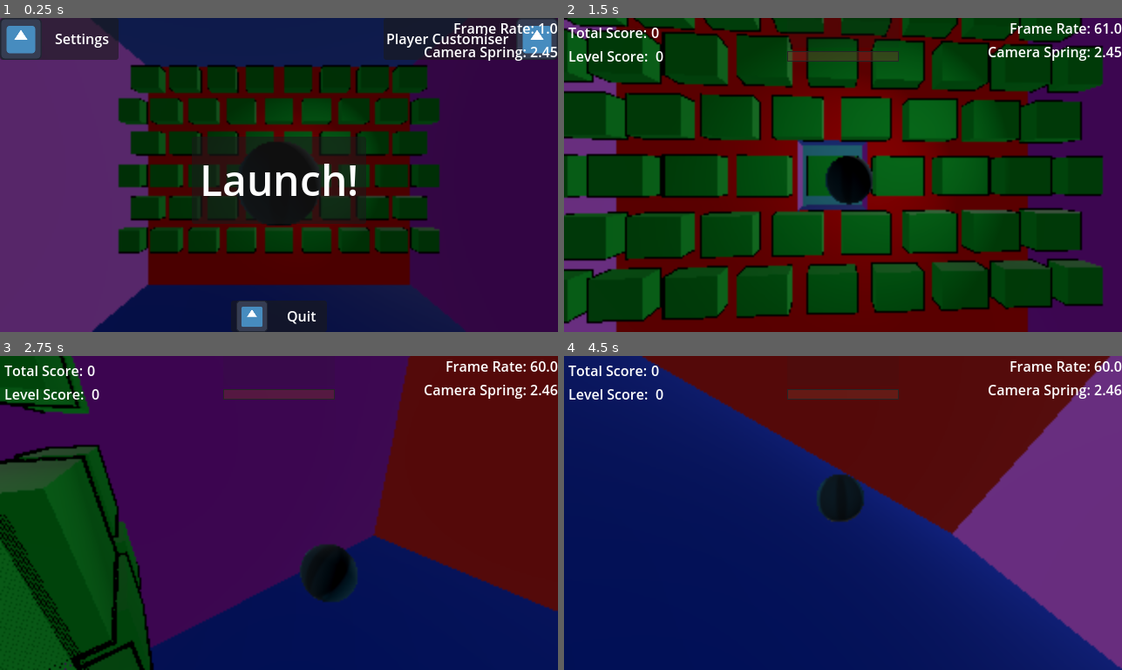
Above: before the commit, frames 1-4 (two rows, left to right).
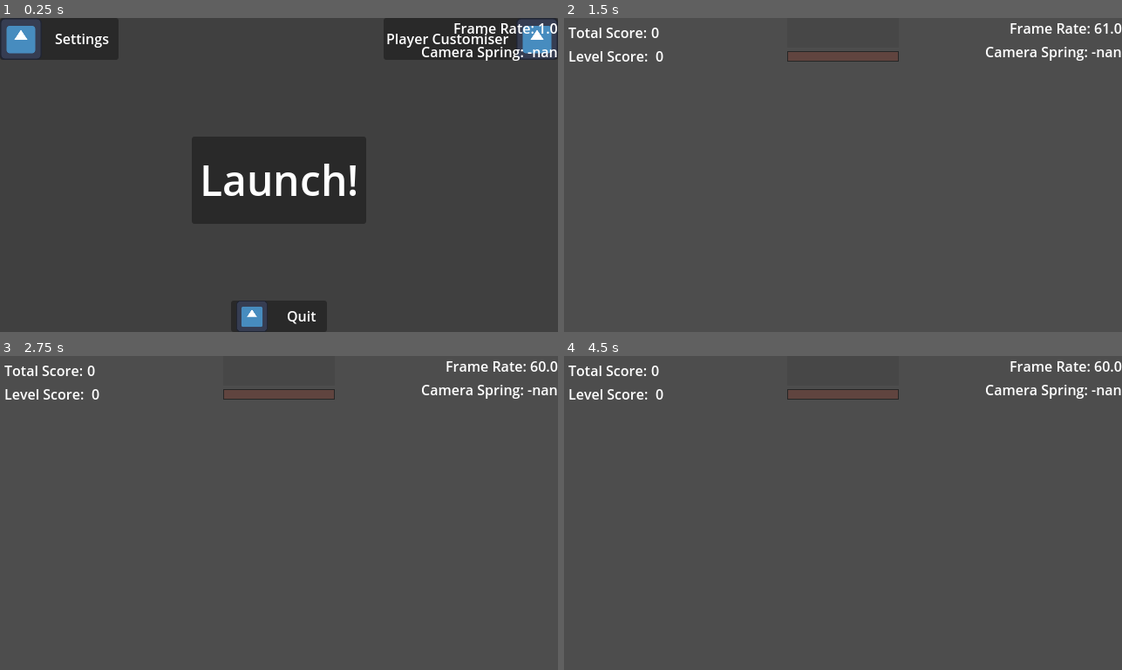
Above: after the commit, the same moments.

Repository: Mangochicken13/MangoPirateJam16
Game: Godot game, scene res://main.tscn
Two runs of this game, one before a commit and one after it. Both use one fixed random seed, a clock stepped at 60 frames per second and the inputs below. The engine's default icon, where the game draws it, is replaced by a stand-in: a white triangle on a blue panel in a dark square.
Inputs (mouse positions are in pixels of both pictures, inside the frame that each line leads up to):
- Up to frame 1 (0.25 s): no input
- Up to frame 2 (1.5 s): click "Launch!" at 0.5 s; tap Enter at 1.25 s; move the mouse to (965, 159) at 1.27 s; hold D (turn_right) from 1.28 s (still down); tap Q at 1.35 s
- Up to frame 3 (2.75 s): move the mouse to (167, 528) at 2.02 s; release D (turn_right) at 2.03 s; hold W (turn_down) from 2.03 s (still down); tap Q at 2.1 s
- Up to frame 4 (4.5 s): move the mouse to (898, 443) at 2.77 s; release W (turn_down) at 2.78 s; hold D (turn_right) 2.78-3.53 s; tap Q at 2.85, 3.6, 4.35 s; move the mouse to (815, 575) at 3.52 s; hold S (turn_up) 3.53-4.28 s; move the mouse to (1010, 560) at 4.27 s; hold A (turn_left) from 4.28 s (still down)

The runs differ from the first frame. In frame 1, 89% of the frame differs, in the area x 0-100%, y 0-100%; in frame 2, 99%; in frame 3, 99%; in frame 4, 99%.
Error after the commit: Invalid access to property or key 'level_entered' on a base object of type 'Node (signal_bus.gd)'. (res://UI/PlayerUI/player_ui.gd:23)

Commit message:
Start to transition away from using a signal bus

Diff:
--- a/you-are-the-weapon/signal_bus.gd
+++ b/you-are-the-weapon/signal_bus.gd
@@ -1,9 +1,9 @@
 extends Node
 
-signal level_entered(level: Level)
-signal level_win_condition_met(level: Level)
-signal level_exited(level: Level)
-signal level_timer_timeout(level: Level)
+#signal level_entered(level: Level)
+#signal level_win_condition_met(level: Level)
+#signal level_exited(level: Level)
+#signal level_timer_timeout(level: Level)
 
 signal game_won
 
